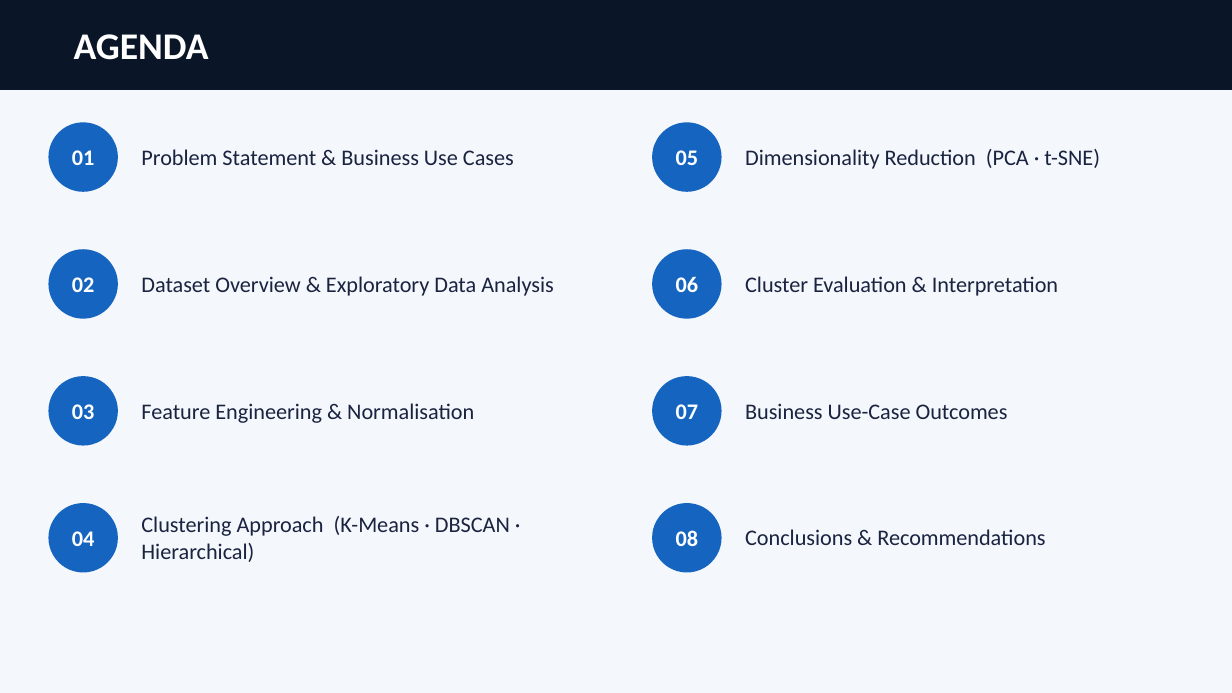
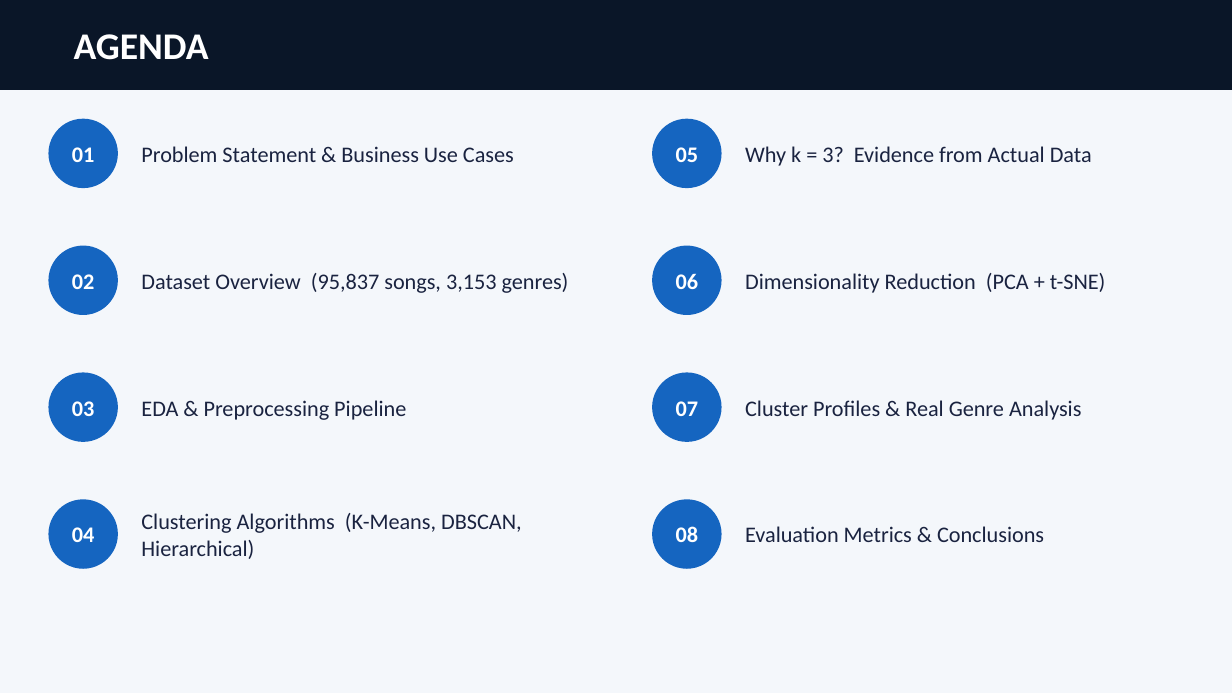
Before and after one commit to srijith0214/Amazon_Music_Clustering, a slide deck: slide 2 of Amazon_Music_Clustering_Report.pptx. Drawn at 1232x693 pixels with LibreOffice and Linux fonts; fonts in the diff are those of the drawing. Boxes give left, top, right and bottom in pixels: in the first picture for what was removed or moved away, otherwise in the second. Text is boxed around its words. In the diff, an @@ line names an element or a change of style, - is before the commit and + after.

```diff
--- a/Amazon_Music_Clustering_Report.pptx
+++ b/Amazon_Music_Clustering_Report.pptx
@@ text at (x1=745, y1=146, x2=1092, y2=166): text changed @@
-Dimensionality Reduction (PCA · t-SNE)
+Why k = 3? Evidence from Actual Data
@@ text at (x1=141, y1=273, x2=569, y2=293): text changed @@
-Dataset Overview & Exploratory Data Analysis
+Dataset Overview (95,837 songs, 3,153 genres)
@@ text at (x1=745, y1=273, x2=1106, y2=293): text changed @@
-Cluster Evaluation & Interpretation
+Dimensionality Reduction (PCA + t-SNE)
@@ text at (x1=141, y1=400, x2=406, y2=420): text changed @@
-Feature Engineering & Normalisation
+EDA & Preprocessing Pipeline
@@ text at (x1=745, y1=400, x2=1082, y2=420): text changed @@
-Business Use-Case Outcomes
+Cluster Profiles & Real Genre Analysis
@@ 8 ellipses, 2 texts moved together from (x1=49, y1=123, x2=721, y2=572) to (x1=49, y1=120, x2=721, y2=568) @@
@@ text at (x1=141, y1=513, x2=522, y2=559): text changed @@
-Clustering Approach (K-Means · DBSCAN · Hierarchical)
+Clustering Algorithms (K-Means, DBSCAN, Hierarchical)
@@ text at (x1=745, y1=526, x2=1044, y2=542): text changed @@
-Conclusions & Recommendations
+Evaluation Metrics & Conclusions
```
Also in this commit, not shown: 4 other slides changed, 9 slides added, 8 slides removed, 33 other files.
